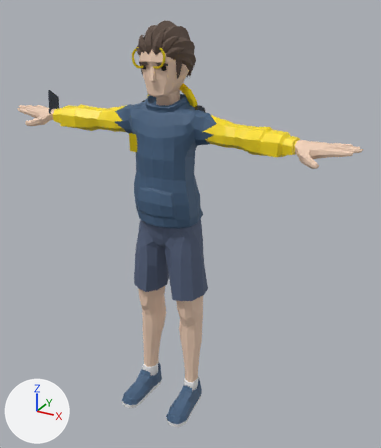
Two versions of the Blender file marketing/video/models/arjun_rigged.blend, one commit apart.
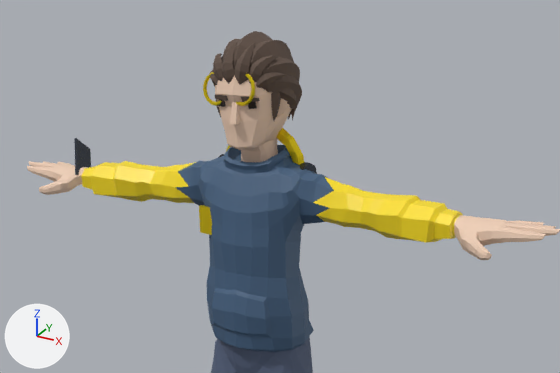
Each version appears first whole from a camera (50 mm lens) standing at (1.181, -1.993, 1.969) and looking at (0.095, -0.02, 0.983), and next in a close-up on the part from 0% to 95% of the width and 0% to 54% of the height. Every picture has the same lights, and +X, +Y and +Z are marked at lower left. The last two pictures show the newer version.

Names of what the first close-up shows: 'Arjun_AABadge', 'Arjun_Glasses_L', 'Arjun_Glasses_R', 'Arjun_Headphones_Band', 'Arjun_Headphones_Cup_R', 'Arjun_Smartphone', 'Casual_Body', 'Casual_Head', 'Casual_Legs'.
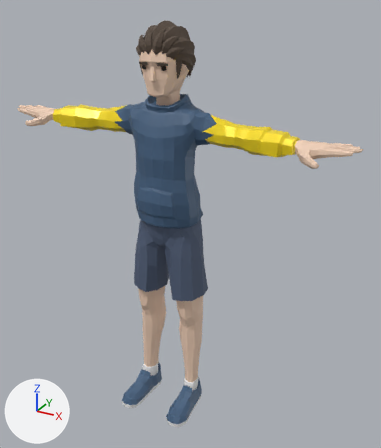
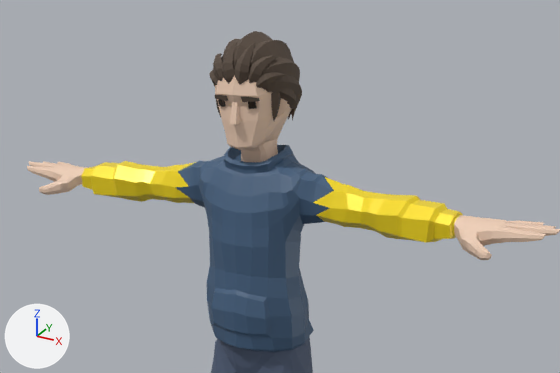
Boxes [x1, y1, x2, y2] around the edits, measured in the close-ups (560 x 373 px):
```json
{"object": "Casual_Body", "change": "surface changed", "before": [71, 145, 454, 274], "after": [71, 145, 454, 274]}
{"object": "Arjun_Headphones_Band", "change": "deleted", "before": [226, 128, 304, 165], "on screen": "yellow"}
{"object": "Arjun_Smartphone", "change": "deleted", "before": [74, 138, 91, 175], "on screen": "dark blue"}
{"object": "Arjun_AABadge", "change": "deleted", "before": [199, 205, 212, 235]}
{"object": "Arjun_Glasses_R", "change": "deleted", "before": [236, 74, 255, 106]}
{"object": "Arjun_Glasses_L", "change": "deleted", "before": [203, 72, 221, 106]}
{"object": "Arjun_Headphones_Cup_R", "change": "deleted", "before": [299, 162, 317, 174], "on screen": "mostly hidden"}
```

Scene script edits in JSON lines:
```json
{"op": "set", "path": "mat_aagoldsleeve.roughness", "old": "0.45", "new": "0.35"}
{"op": "remove", "block": "ob_arjun_glasses_l", "code": ["ob_arjun_glasses_l = bpy.data.objects.new('Arjun_Glasses_L', me_torus)", "ob_arjun_glasses_l.location = (-0.069, -0.144, 1.728)", "ob_arjun_glasses_l.rotation_euler = (1.468, -0.0636, -0.135)  # degrees (84, -3.6, -7.7)"]}
{"op": "remove", "block": "ob_arjun_glasses_r", "code": ["ob_arjun_glasses_r = bpy.data.objects.new('Arjun_Glasses_R', me_torus_001)", "ob_arjun_glasses_r.location = (0.02, -0.156, 1.733)", "ob_arjun_glasses_r.rotation_euler = (1.468, -0.0636, -0.135)  # degrees (84, -3.6, -7.7)"]}
{"op": "remove", "block": "ob_arjun_headphones_band", "code": ["ob_arjun_headphones_band = bpy.data.objects.new('Arjun_Headphones_Band', me_torus_002)", "ob_arjun_headphones_band.location = (0.002, -0.021, 1.498)", "ob_arjun_headphones_band.rotation_euler = (1.536, -0.0193, -0.0517)  # degrees (88, -1.1, -3)"]}
{"op": "remove", "block": "ob_arjun_headphones_cup_r", "code": ["ob_arjun_headphones_cup_r = bpy.data.objects.new('Arjun_Headphones_Cup_R', me_cylinder_002)", "ob_arjun_headphones_cup_r.location = (0.132, -0.028, 1.491)", "ob_arjun_headphones_cup_r.rotation_euler = (-1.066, 1.531, -1.118)  # degrees (-61, 88, -64)"]}
{"op": "remove", "block": "ob_arjun_aabadge", "code": ["ob_arjun_aabadge = bpy.data.objects.new('Arjun_AABadge', me_cube)", "ob_arjun_aabadge.location = (0.0, 0.0, 0.009)"]}
{"op": "remove", "block": "ob_arjun_smartphone", "code": ["ob_arjun_smartphone = bpy.data.objects.new('Arjun_Smartphone', me_cube_001)", "ob_arjun_smartphone.location = (-0.487, -0.998, 0.262)", "ob_arjun_smartphone.rotation_euler = (0.0934, -0.398, -2.071)  # degrees (5.4, -23, -119)"]}
```
